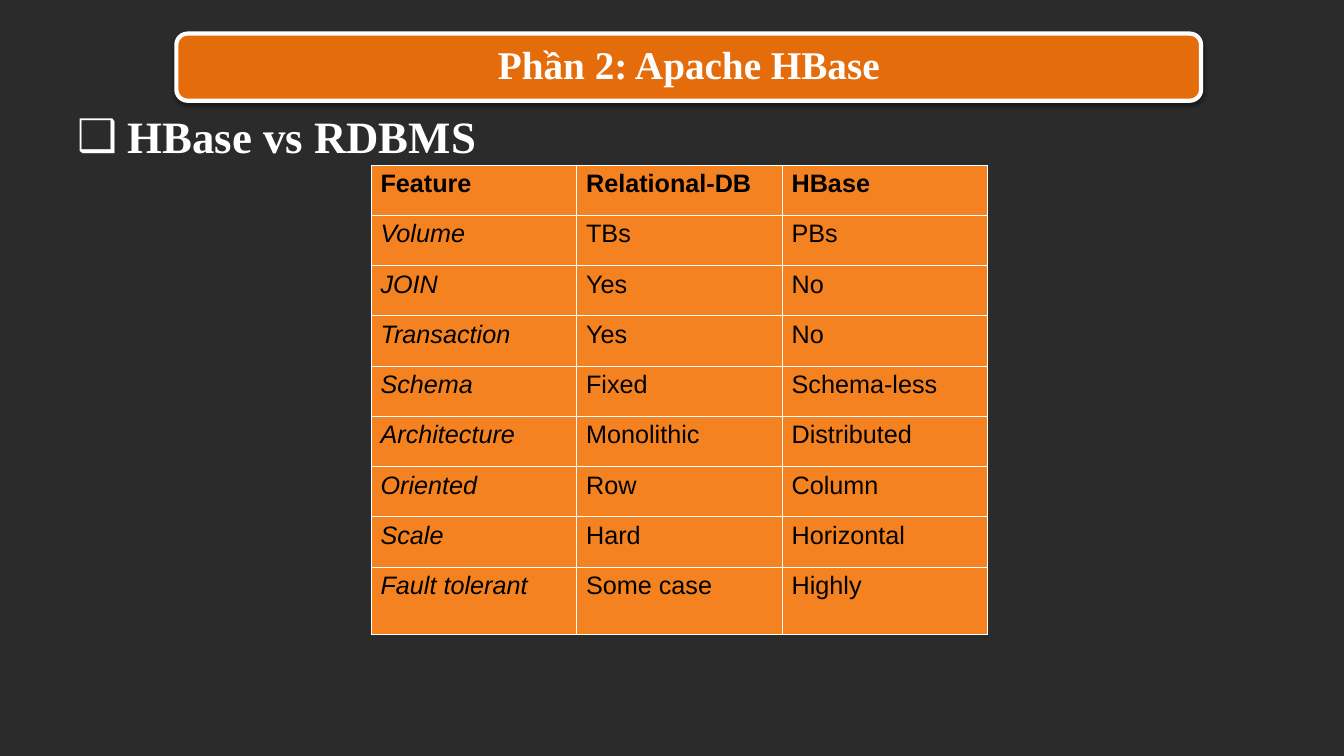
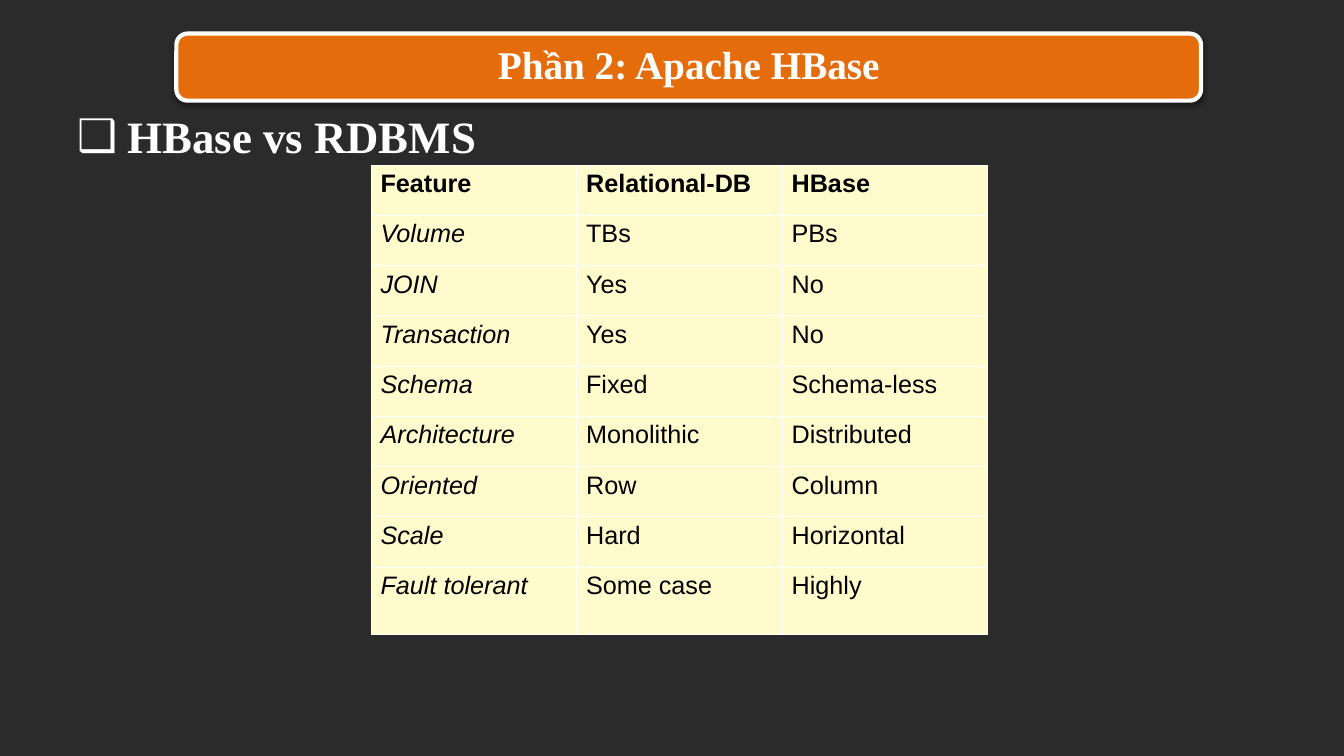
Before and after one commit to trandinhlam/document, a slide deck: slide 9 of CSDLNangCao/final/5. File Thuyet Trinh/N14_R_HBase_20210311.pptx. Drawn at 1344x756 pixels with LibreOffice and Linux fonts; fonts in the diff are those of the drawing; background and template pictures are left out; a plain dark background stands for a picture behind light text. Boxes give left, top, right and bottom in pixels: in the first picture for what was removed or moved away, otherwise in the second. Text is boxed around its words. In the diff, an @@ line names an element or a change of style, - is before the commit and + after.

```diff
--- a/CSDLNangCao/final/5. File Thuyet Trinh/N14_R_HBase_20210311.pptx
+++ b/CSDLNangCao/final/5. File Thuyet Trinh/N14_R_HBase_20210311.pptx
@@ table at (x1=371, y1=164, x2=988, y2=634) @@
@@ fill #F58220 to #FFFBCC in 27 cells @@
```
Also in this commit, not shown: 3 other slides changed, 2 other files.
